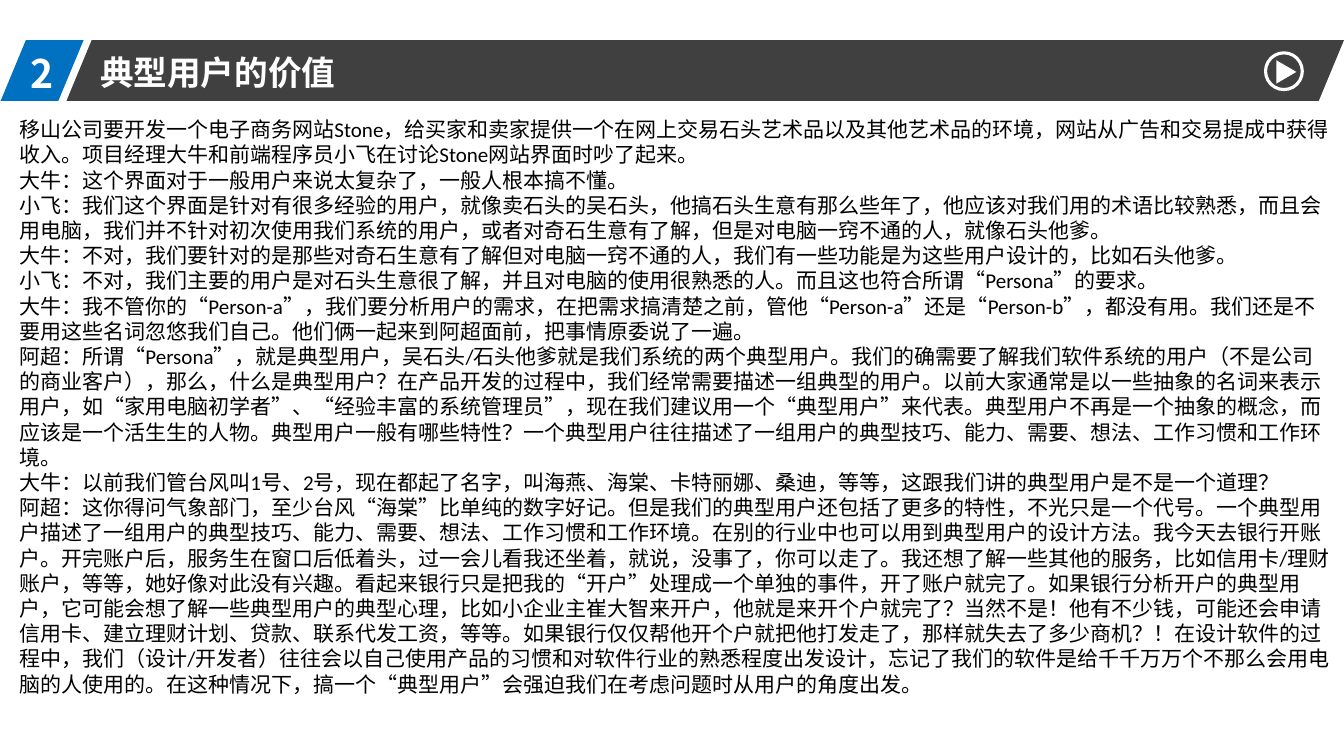
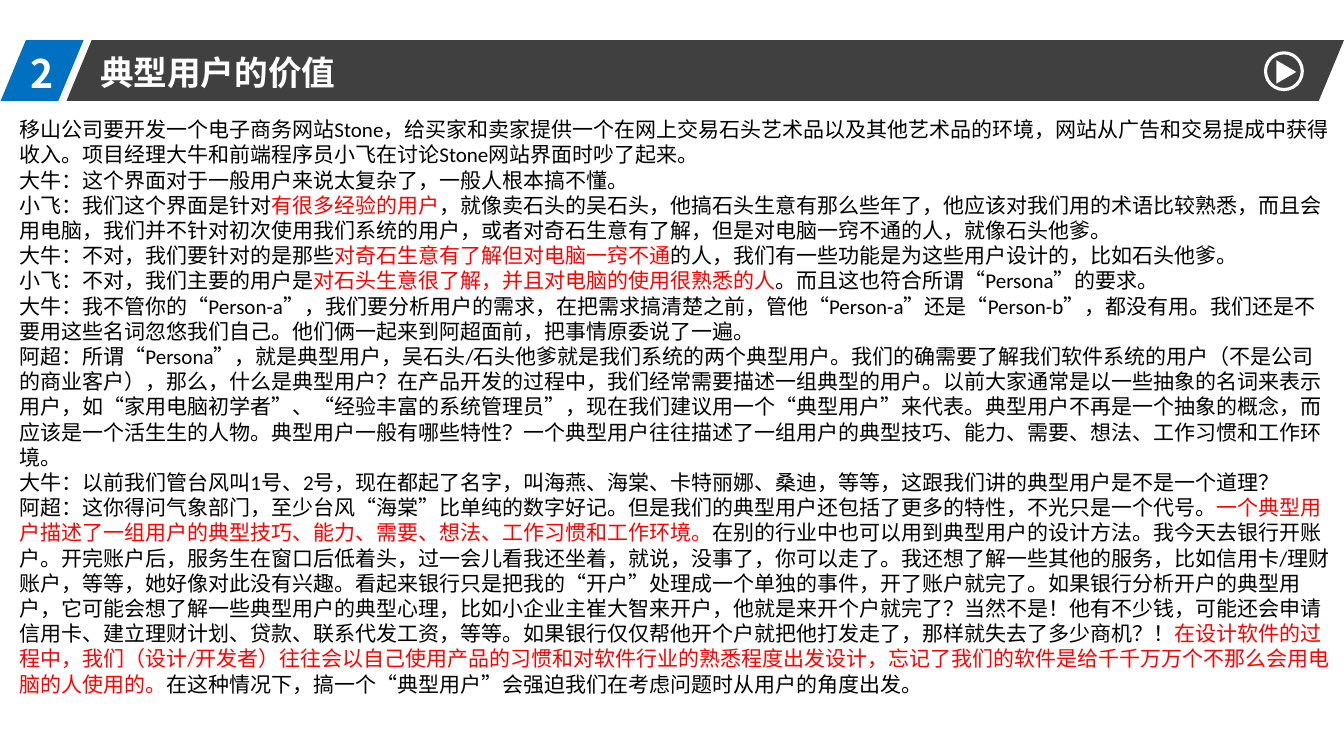
Before and after one commit to xiandairuangong17/CANTool, a slide deck: slide 7 of ppt-resource/xiandairuanjiangongcheng.pptx. Drawn at 1344x756 pixels with LibreOffice and Linux fonts; fonts in the diff are those of the drawing. Boxes give left, top, right and bottom in pixels: in the first picture for what was removed or moved away, otherwise in the second. Text is boxed around its words. In the diff, an @@ line names an element or a change of style, - is before the commit and + after.

```diff
--- a/ppt-resource/xiandairuanjiangongcheng.pptx
+++ b/ppt-resource/xiandairuanjiangongcheng.pptx
@@ text at [19, 195, 1329, 694]: text colour #000000 to #FF0000 in "小飞：我们这个界面是针对有很多经验的用户，就像卖石头的吴石头，他搞石头生意有那么些年了，他应该对我们用的术语比较熟悉，而 ...", "大牛：不对，我们要针对的是那些对奇石生意有了解但对电脑一窍不通的人，我们有一些功能是为这些用户设计的，比如石头他爹。", "小飞：不对，我们主要的用户是对石头生意很了解，并且对电脑的使用很熟悉的人。而且这也符合所谓“Persona”的要求。", "阿超：这你得问气象部门，至少台风“海棠”比单纯的数字好记。但是我们的典型用户还包括了更多的特性，不光只是一个代号。一个典 ..." @@
```
Also in this commit, not shown: 5 other slides changed, 16 slides removed.
